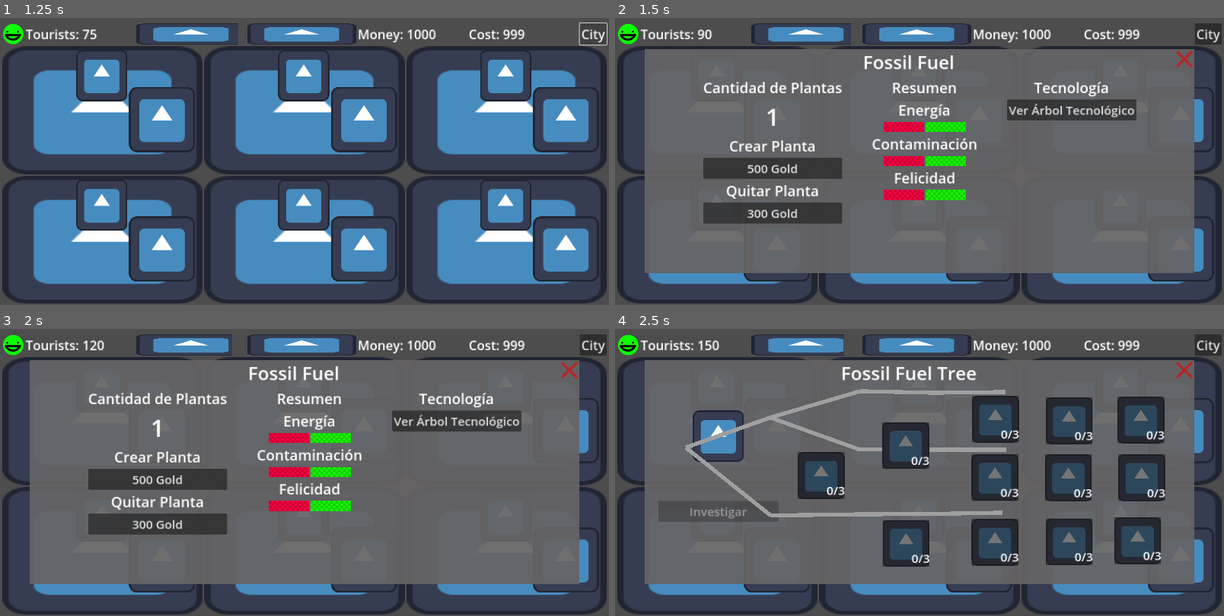
Above: before the commit, frames 1-4 (two rows, left to right).
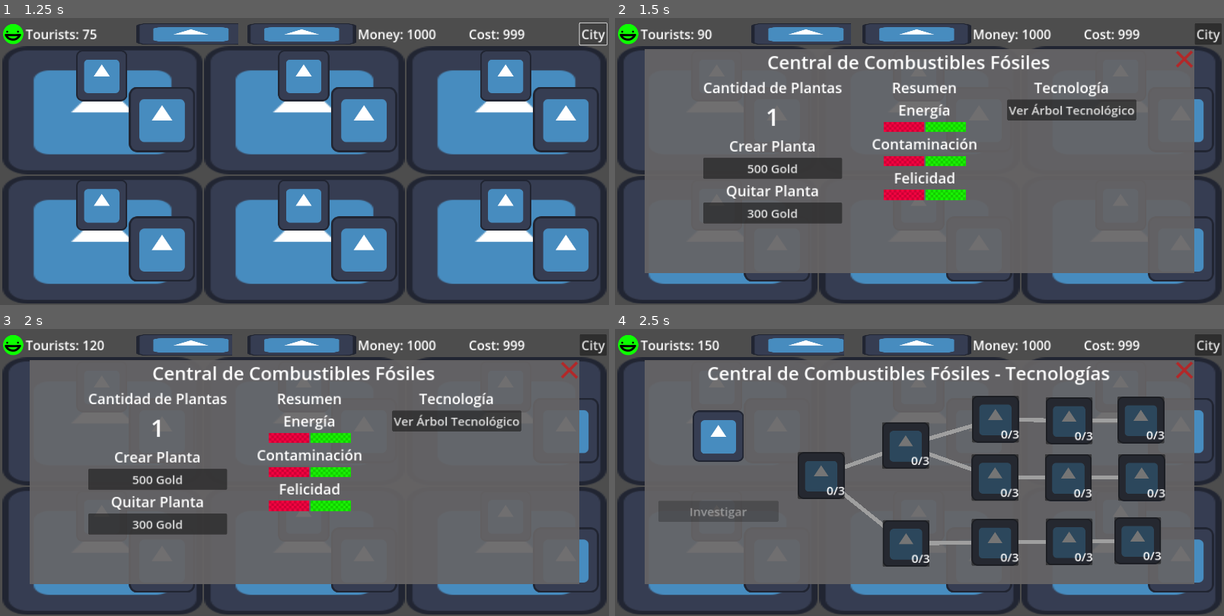
Above: after the commit, the same moments.

Repository: daniel-macias/energy-game
Game: Godot game, scene res://scenes/game.tscn
The game is run twice, just before and just after one commit, with the same random seed, the same clock (stepped at 60 frames per second) and the same inputs. The engine's default icon, where the game draws it, is replaced by a stand-in: a white triangle on a blue panel in a dark square.
Inputs (mouse positions are in pixels of both pictures, inside the frame that each line leads up to):
- Up to frame 1 (1.25 s): click "City" at 0.5 s
- Up to frame 2 (1.5 s): click (718, 75) at 1.27 s
- Up to frame 3 (2 s): no input
- Up to frame 4 (2.5 s): click "Ver Árbol Tecnológico" at 2 s

Frame 1 is identical in both runs. In frame 2, 1.1% of the frame differs, in the area x 25-72%, y 12-18%; in frame 3, 1.1%; in frame 4, 4.3%, in the area x 11-83%, y 12-76%.

Commit message:
fixed tree lines, changes name titles

Diff:
--- a/scenes/game.tscn
+++ b/scenes/game.tscn
@@ -98,33 +98,33 @@
 
 [node name="Control" parent="VBoxContainer/GridContainer" instance=ExtResource("2_ylmqk")]
 layout_mode = 2
-energy_type = "Fossil Fuel"
+energy_type = "Central de Combustibles Fósiles"
 plant_amount = 1
 id = 0
 
 [node name="Control2" parent="VBoxContainer/GridContainer" instance=ExtResource("2_ylmqk")]
 layout_mode = 2
-energy_type = "Hydro"
+energy_type = "Central Hydroeléctrica"
 id = 1
 
 [node name="Control3" parent="VBoxContainer/GridContainer" instance=ExtResource("2_ylmqk")]
 layout_mode = 2
-energy_type = "Wind"
+energy_type = "Central Eólica"
 id = 2
 
 [node name="Control4" parent="VBoxContainer/GridContainer" instance=ExtResource("2_ylmqk")]
 layout_mode = 2
-energy_type = "Solar"
+energy_type = "Central Solar"
 id = 3
 
 [node name="Control5" parent="VBoxContainer/GridContainer" instance=ExtResource("2_ylmqk")]
 layout_mode = 2
-energy_type = "Geo"
+energy_type = "Central Geotérmica"
 id = 4
 
 [node name="Control6" parent="VBoxContainer/GridContainer" instance=ExtResource("2_ylmqk")]
 layout_mode = 2
-energy_type = "Nuclear"
+energy_type = "Central Nuclear"
 id = 5
 
 [node name="TreeContainer" type="PanelContainer" parent="."]
--- a/scripts/GameManager.gd
+++ b/scripts/GameManager.gd
@@ -15,6 +15,8 @@
 var selected_skill_node: SkillNode = null
 var current_tree: Control = null
 
+@onready var line_update_timer = Timer.new()
+
 #Skill Tree Panel References
 @onready var skill_panel = get_node("/root/Control/TreeContainer")
 @onready var energy_tree_title = get_node("/root/Control/TreeContainer/VBoxContainer/TopBar/Title Lable")
@@ -135,21 +137,23 @@
 	clear_sidebar()  # Clear sidebar when switching to a new tree
 
 	# Update the tree title
-	energy_tree_title.text = energy_type + " Tree"
+	energy_tree_title.text = energy_type + " - Tecnologías"
 
 	match energy_type:
-		"Fossil Fuel":
+		"Central de Combustibles Fósiles":
 			switch_tree(fossilTree)
-		"Hydro":
+		"Central Hydroeléctrica":
 			switch_tree(hydroTree)
-		"Wind":
+		"Central Eólica":
 			switch_tree(windTree)
-		"Solar":
+		"Central Solar":
 			switch_tree(solarTree)
-		"Geo":
+		"Central Geotérmica":
 			switch_tree(geoTree)
-		"Nuclear":
+		"Central Nuclear":
 			switch_tree(nuclearTree)
+
+	call_deferred("force_update_lines")
 
 # Switch between tech trees
 func switch_tree(tree: Control):
@@ -157,6 +161,21 @@
 		current_tree.visible = false
 	tree.visible = true
 	current_tree = tree
+
+	# Ensure the tree is fully visible before updating the lines
+	#call_deferred("force_update_lines", tree)
+
+func force_update_lines():
+	# Get all skill nodes in the tree, including children, grandchildren, etc.
+	update_skill_lines_recursive(self)
+	print("DSA")
+
+# Recursively updates all SkillNode children
+func update_skill_lines_recursive(node):
+	if node is SkillNode:
+		node._update_lines()  # Update the lines for the current skill
+	for child in node.get_children():
+		update_skill_lines_recursive(child)  # Recursively apply to all children
 
 # Hide the main panel and show the tech tree container
 func hide_main_panel():
--- a/scripts/skill_button.gd
+++ b/scripts/skill_button.gd
@@ -24,9 +24,11 @@
 # Called when the node enters the scene tree for the first time.
 func _ready():
 	# Wait until the layout is ready to calculate positions
-	call_deferred("_update_lines")
+	pass
+	#call_deferred("_update_lines")
 
 func _update_lines():
+	print("Updating line")
 	if get_parent() is SkillNode:
 		# Convert global positions to local positions relative to line_2d
 		var start_position = self.global_position
@@ -43,6 +45,7 @@
 
 
 func _on_pressed():
+	_update_lines()
 	GameManager.update_skill_panel(title, description, price, effects if effects else [], self)
 
 func deselect():
